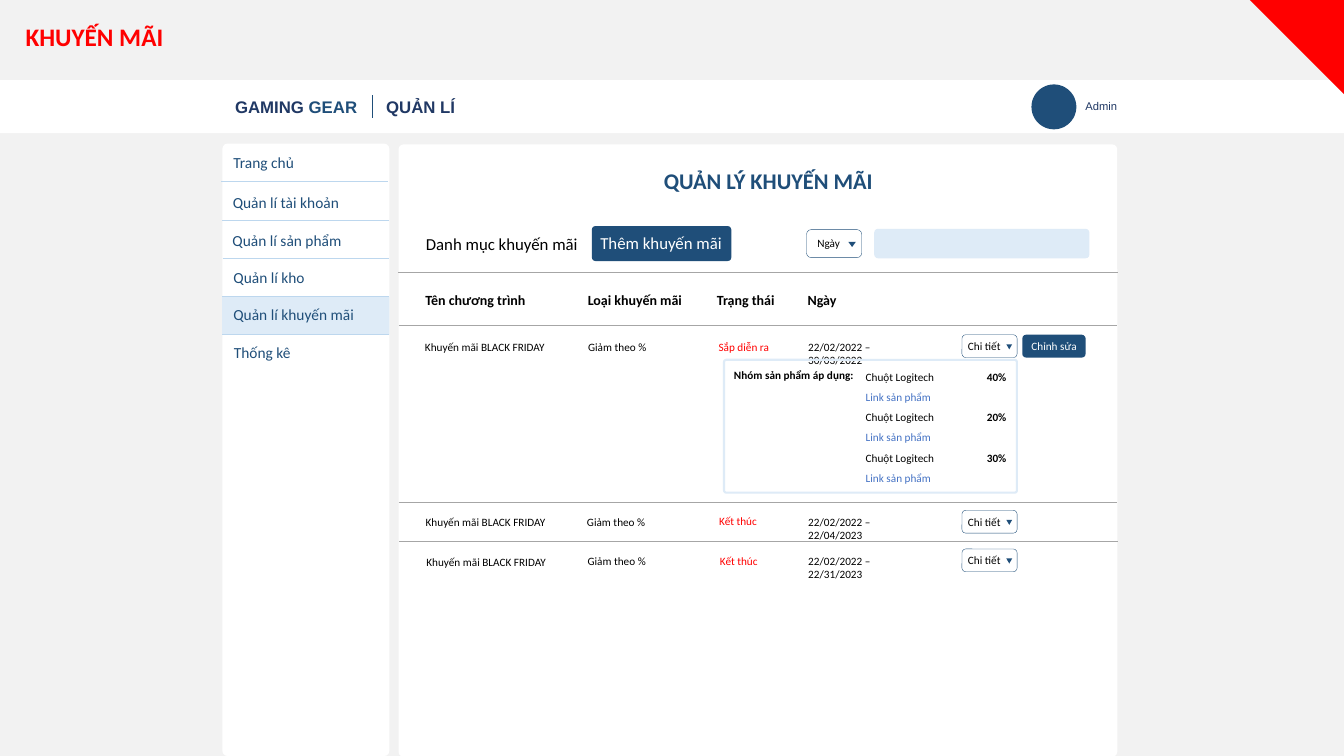
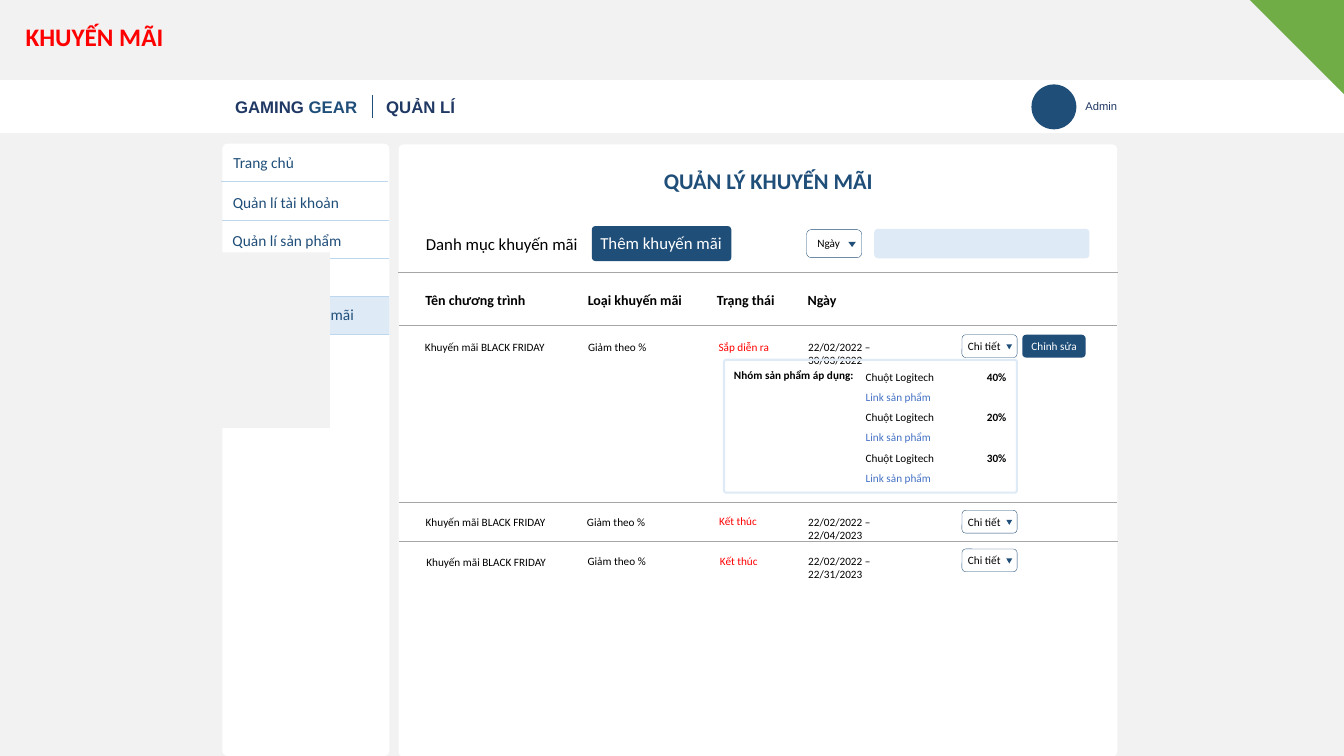
Before and after one commit to Tp2k4/ShopApp, a slide deck: slide 14 of gaming_gear_design.pptx. Drawn at 1344x756 pixels with LibreOffice and Linux fonts; fonts in the diff are those of the drawing; background and template pictures are left out. Boxes give left, top, right and bottom in pixels: in the first picture for what was removed or moved away, otherwise in the second. Text is boxed around its words. In the diff, an @@ line names an element or a change of style, - is before the commit and + after.

```diff
--- a/gaming_gear_design.pptx
+++ b/gaming_gear_design.pptx
@@ right triangle at (x1=1250, y1=0, x2=1344, y2=94): fill #FF0000 to #70AD47 @@
@@ rectangle added at (x1=134, y1=252, x2=331, y2=427), fill #F2F2F2 @@
@@ text removed at (x1=233, y1=272, x2=304, y2=285) @@
-Quản lí kho
@@ text removed at (x1=234, y1=346, x2=290, y2=361) @@
-Thống kê
```
Also in this commit, not shown: 14 other slides changed, 52 other files.
